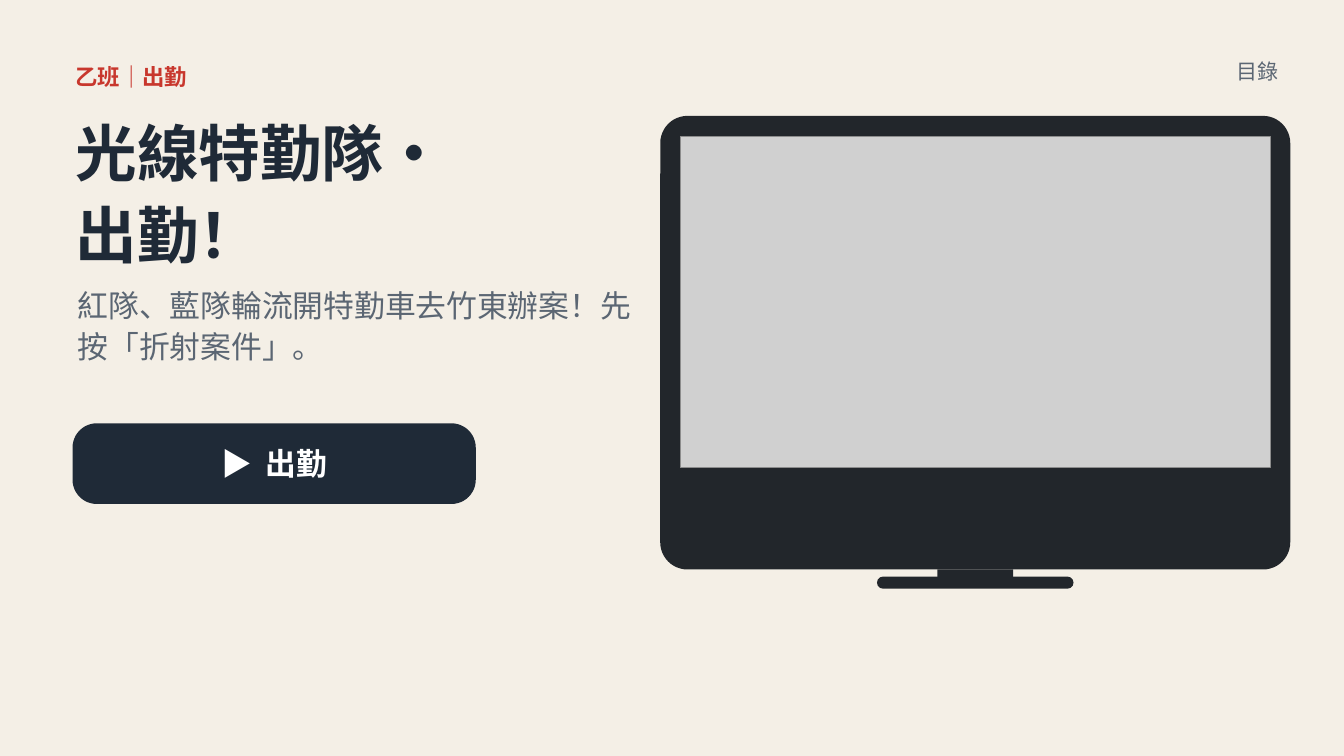
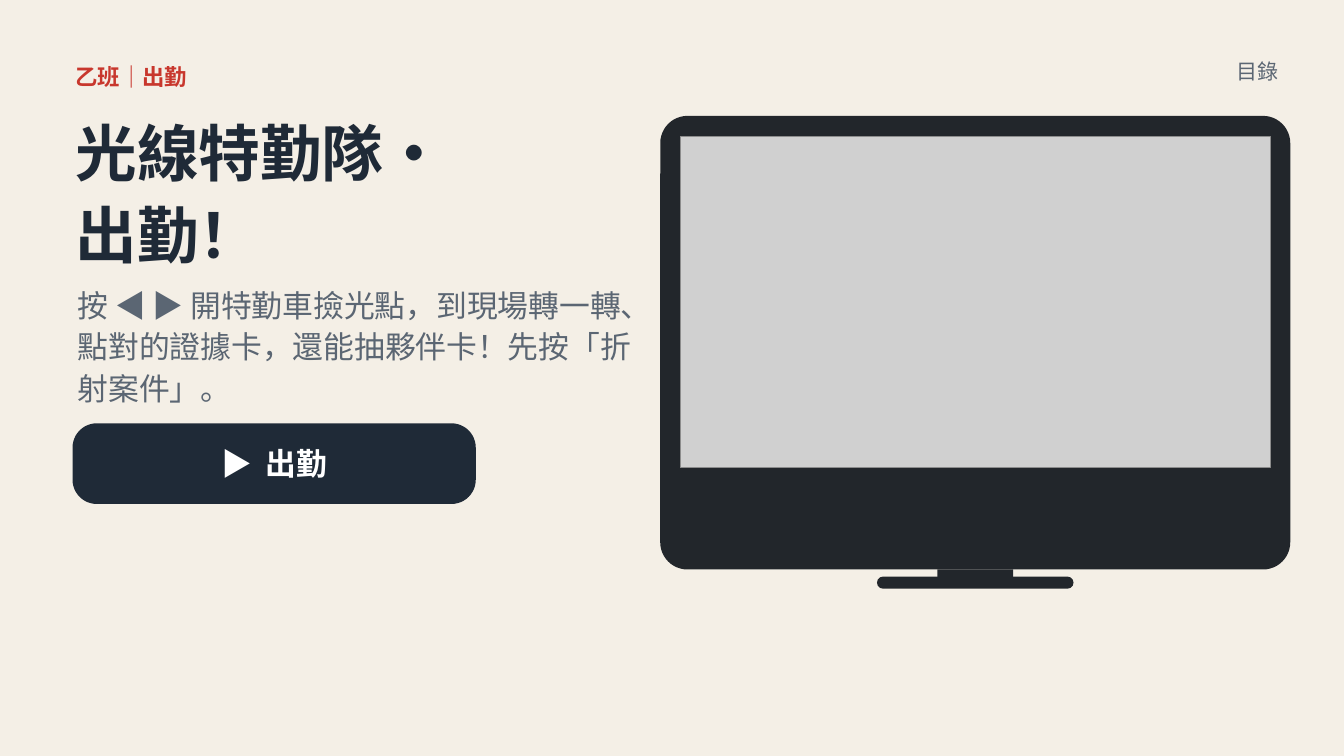
Before and after one commit to classtools1020/classtools1020.github.io, a slide deck: slide 12 of light-refract/1016/slides.pptx. Drawn at 1344x756 pixels with LibreOffice and Linux fonts; fonts in the diff are those of the drawing; grey boxes stand for pictures. Boxes give left, top, right and bottom in pixels: in the first picture for what was removed or moved away, otherwise in the second. Text is boxed around its words. In the diff, an @@ line names an element or a change of style, - is before the commit and + after.

```diff
--- a/light-refract/1016/slides.pptx
+++ b/light-refract/1016/slides.pptx
@@ text at <box>78,291,651,403</box>: text changed @@
-紅隊、藍隊輪流開特勤車去竹東辦案！先按「折射案件」。
+按 ◀ ▶ 開特勤車撿光點，到現場轉一轉、點對的證據卡，還能抽夥伴卡！先按「折射案件」。
```
Also in this commit, not shown: 1 other slide changed, 7 other files.
